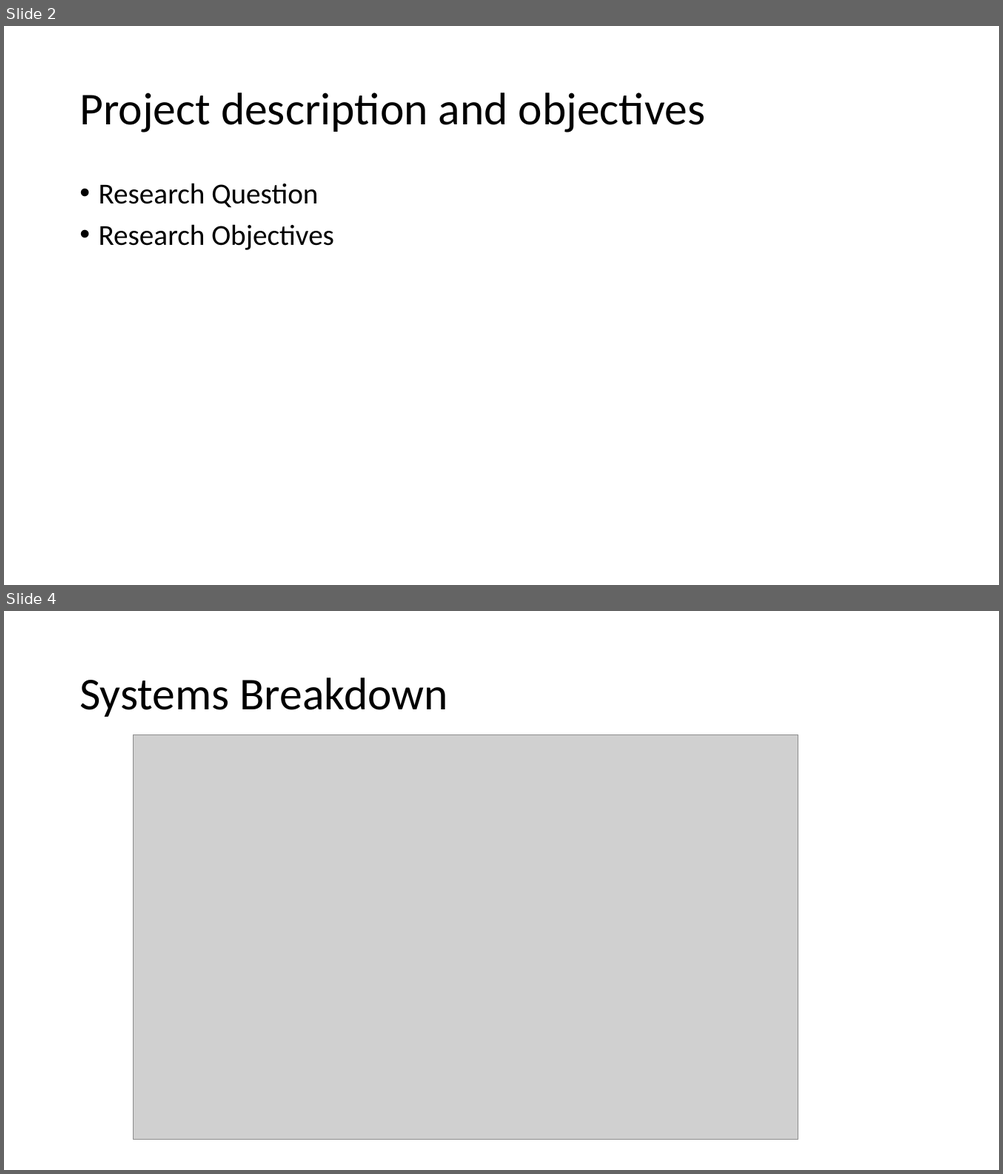
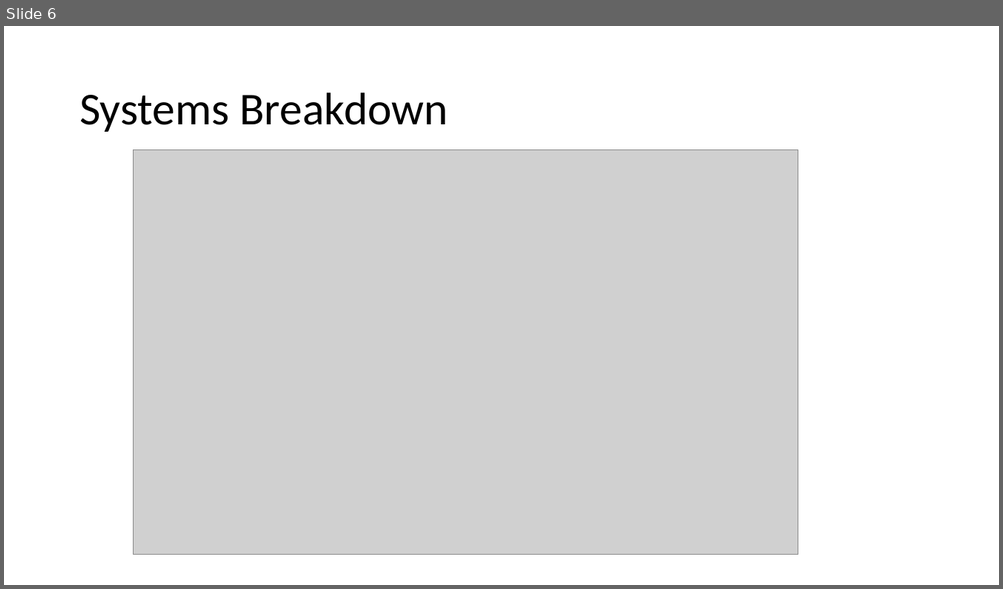
Before and after one commit to PROJ515/PROJ515-documentation, a slide deck: IP and exec plan presentation/IP-execc-plan-presentation.pptx. Shown one above the other, each under a label of ours: slides 2 and 4 before the commit, slide 6 after it; the slides between them are not shown. The pictures are 1003x1174 and 1003x589 pixels, drawn with LibreOffice and Linux fonts; fonts in the diff are those of the drawing; grey boxes stand for pictures. Boxes give left, top, right and bottom in pixels: in the first picture for what was removed or moved away, otherwise in the second. Text is boxed around its words. In the diff, an @@ line names an element or a change of style, - is before the commit and + after.

```diff
--- a/IP and exec plan presentation/IP-execc-plan-presentation.pptx
+++ b/IP and exec plan presentation/IP-execc-plan-presentation.pptx
@@ slide 2 removed at box(4, 26, 999, 585), background #FFFFFF @@
@@ title removed at box(79, 93, 705, 133) @@
-Project description and objectives
@@ text removed at box(99, 183, 334, 250) @@
-• Research Question
-• Research Objectives
@@ what was slide 4 is now slide 6 @@
```
Also in this commit, not shown: 3 slides changed, 4 slides added, 1 other file.
